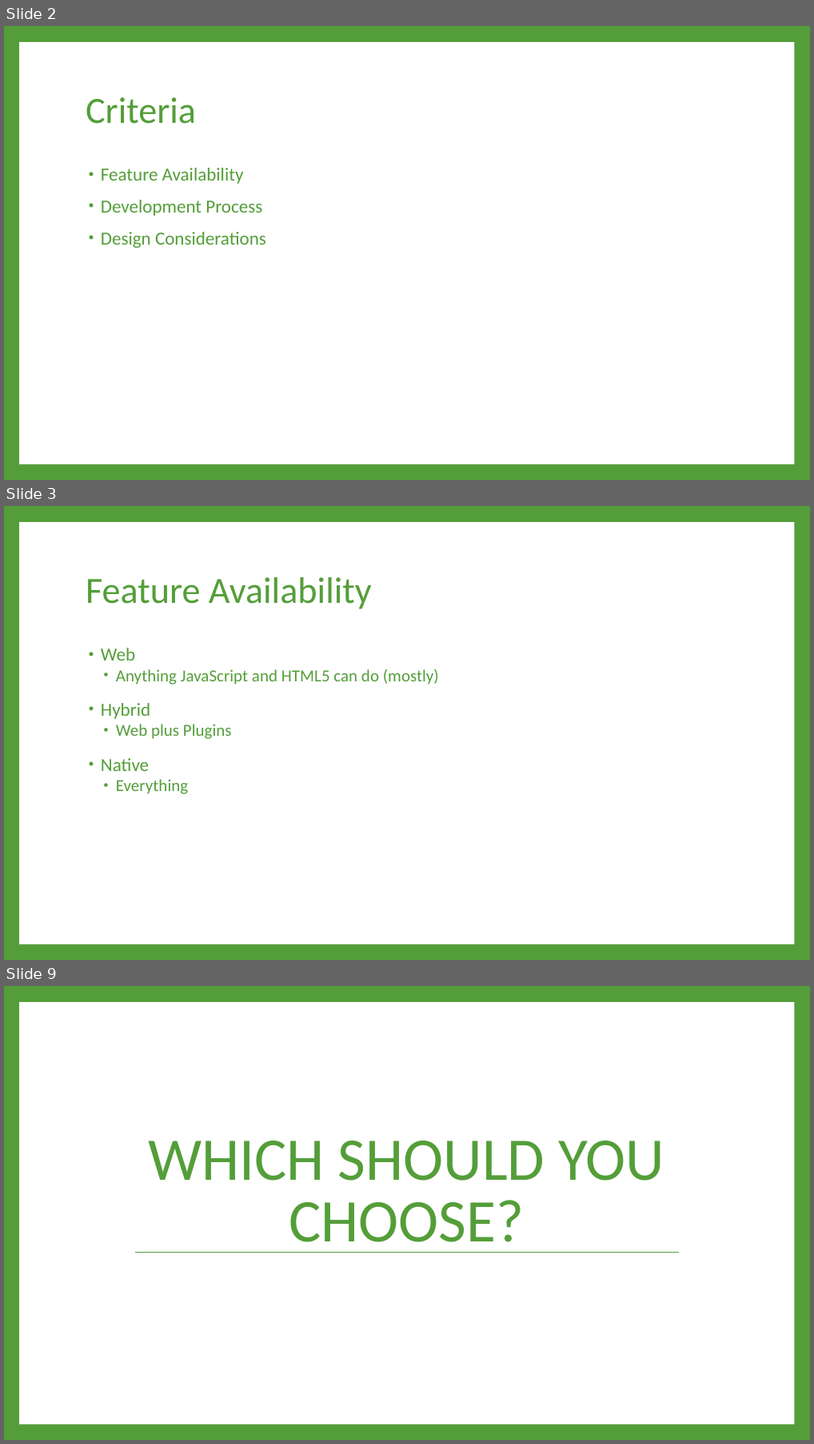
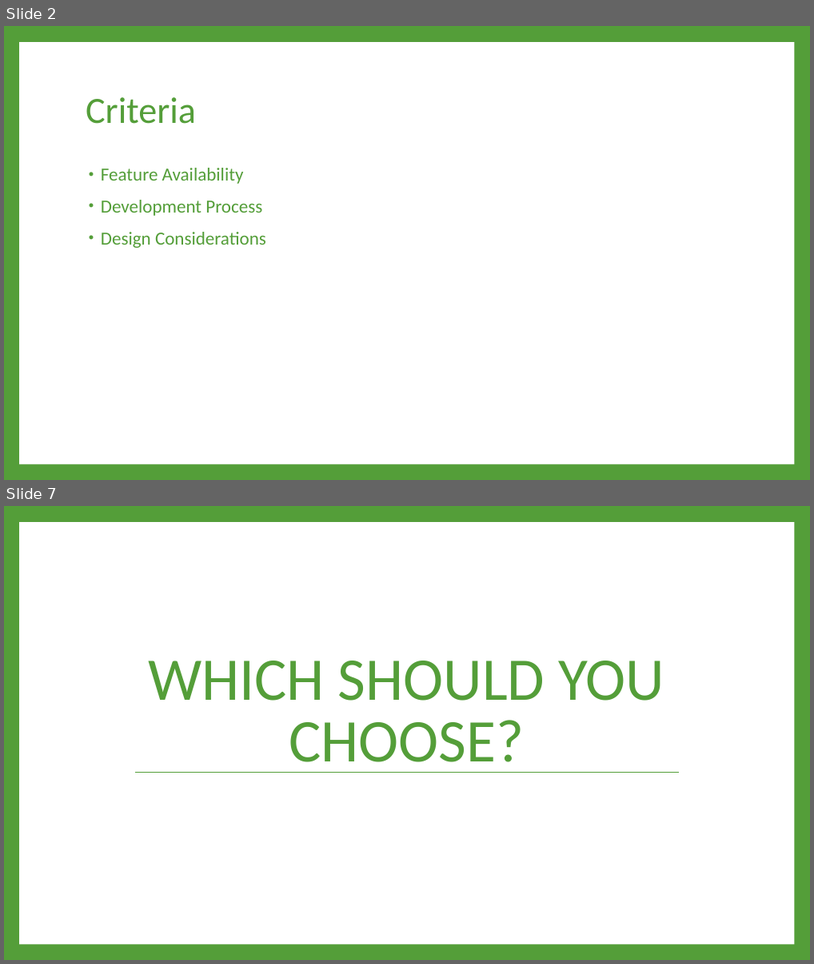
Before and after one commit to sep/WebApp, a slide deck: Mobile Development Strategies.pptx. Shown one above the other, each under a label of ours: slides 2, 3 and 9 before the commit, slides 2 and 7 after it; the slides between them are not shown. The pictures are 814x1444 and 814x964 pixels, drawn with LibreOffice and Linux fonts; fonts in the diff are those of the drawing. Boxes give left, top, right and bottom in pixels: in the first picture for what was removed or moved away, otherwise in the second. Text is boxed around its words. In the diff, an @@ line names an element or a change of style, - is before the commit and + after.

```diff
--- a/Mobile Development Strategies.pptx
+++ b/Mobile Development Strategies.pptx
@@ slide 3 removed at <box>4,506,810,960</box>, background #549E39; not listed: 1 template element that a slide beside it also shows @@
@@ title removed at <box>86,577,372,609</box> @@
-Feature Availability
@@ text removed at <box>101,648,439,794</box> @@
-• Web
-  • Anything JavaScript and HTML5 can do (mostly)
-• Hybrid
-  • Web plus Plugins
-• Native
-  • Everything
@@ what was slide 9 is now slide 7 @@
```
Also in this commit, not shown: 3 slides changed, 1 slide added, 2 other slides removed.
